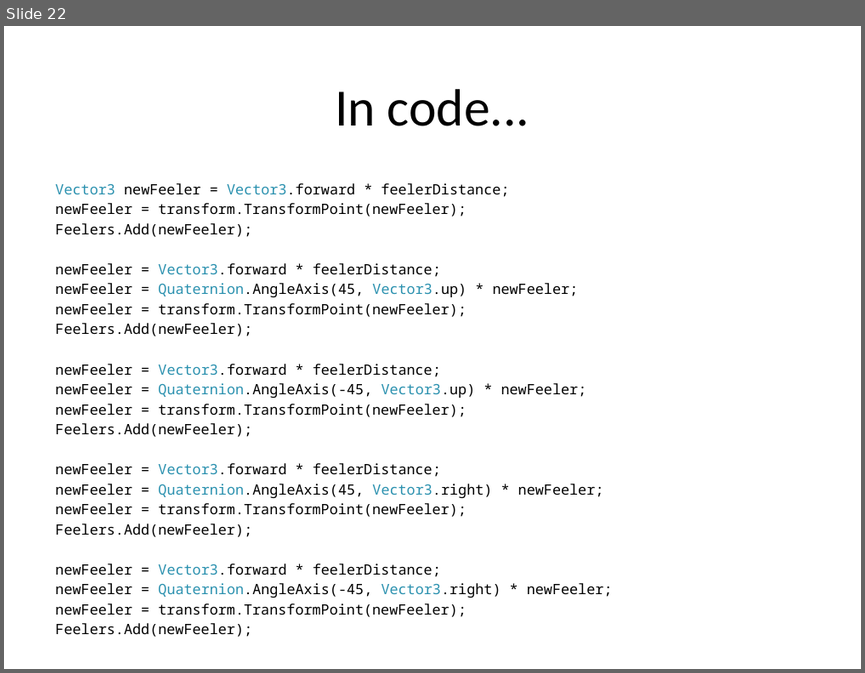
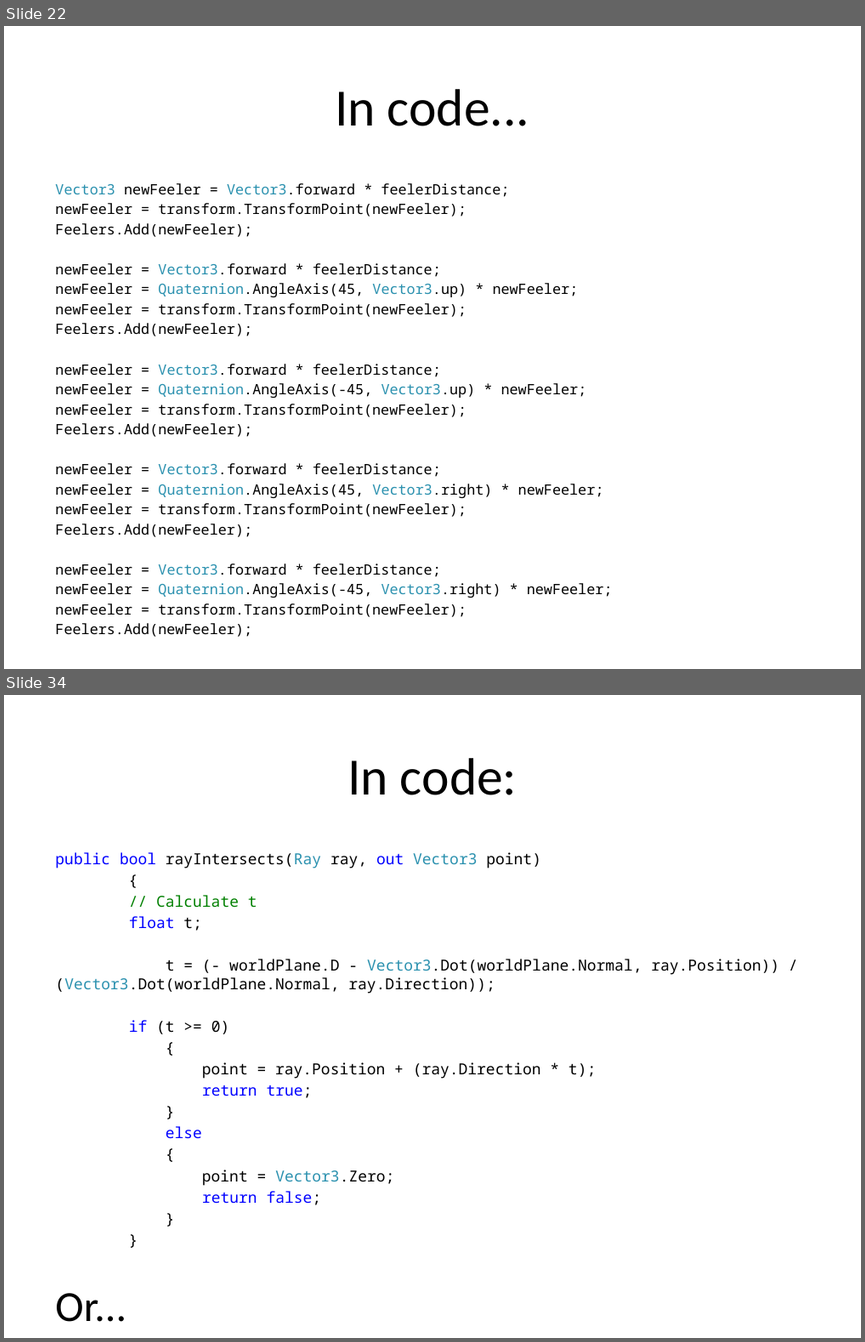
Before and after one commit to skooter500/UnitySteeringBehaviours, a slide deck: Lectures/Game AI 3.pptx. Shown one above the other, each under a label of ours: slide 22 before the commit, slides 22 and 34 after it; the slides between them are not shown. The pictures are 865x673 and 865x1342 pixels, drawn with LibreOffice and Linux fonts; fonts in the diff are those of the drawing; background and template pictures are left out. Boxes give left, top, right and bottom in pixels: in the first picture for what was removed or moved away, otherwise in the second. Text is boxed around its words. In the diff, an @@ line names an element or a change of style, - is before the commit and + after.

```diff
--- a/Lectures/Game AI 3.pptx
+++ b/Lectures/Game AI 3.pptx
@@ slide 34 added at (4,695,861,1338), background #FFFFFF @@
@@ title added at (347,758,517,795), 44 pt, text #000000 @@
+In code:
@@ text added at (55,852,779,1205), 12.8 pt, text #000000 @@
+public bool rayIntersects(Ray ray, out Vector3 point)
+{
+// Calculate t
+float t;
+t = (- worldPlane.D - Vector3.Dot(worldPlane.Normal, ray.Position)) / (Vector3.Dot(worldPlane.Normal, ray.Direction));
+if (t >= 0)
+{
+point = ray.Position + (ray.Direction * t);
+return true;
+}
+else
+{
+point = Vector3.Zero;
+return false;
+}
+}
+Or...
```
Also in this commit, not shown: 7 slides changed, 14 other slides added, 2 other files.
